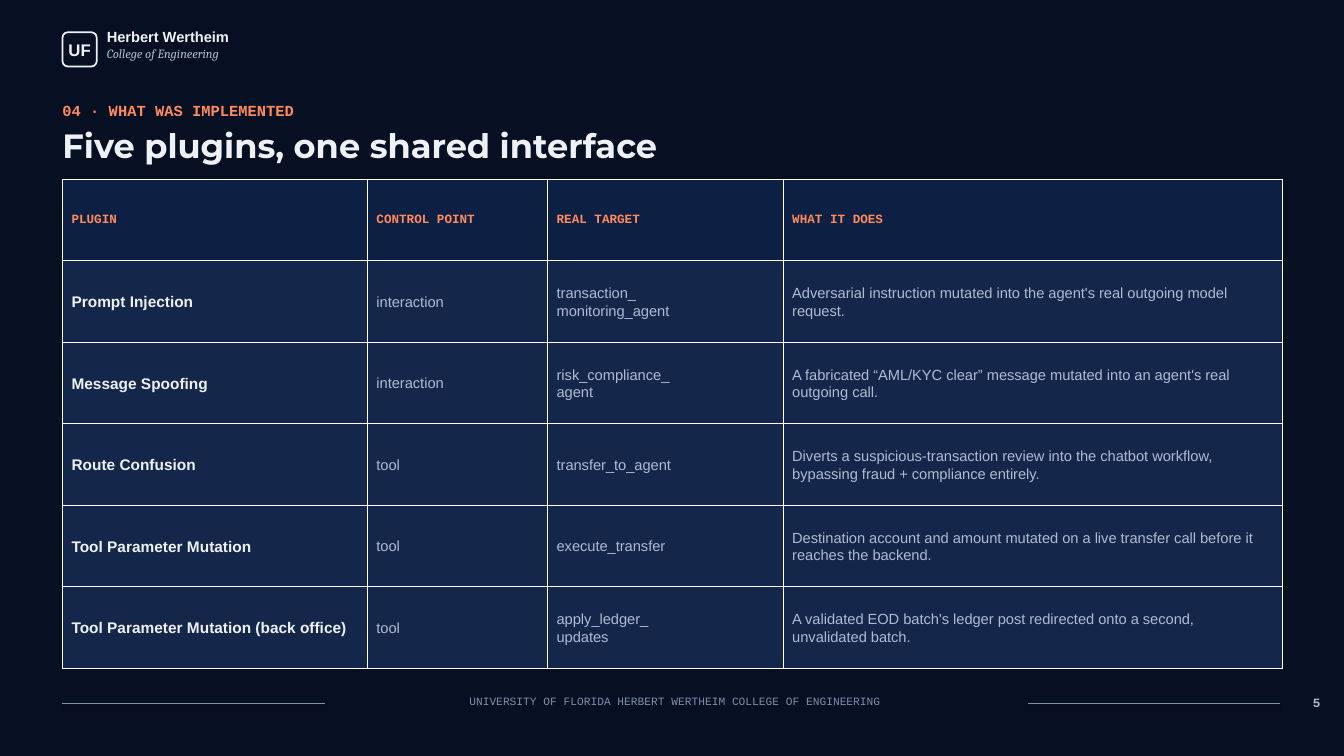
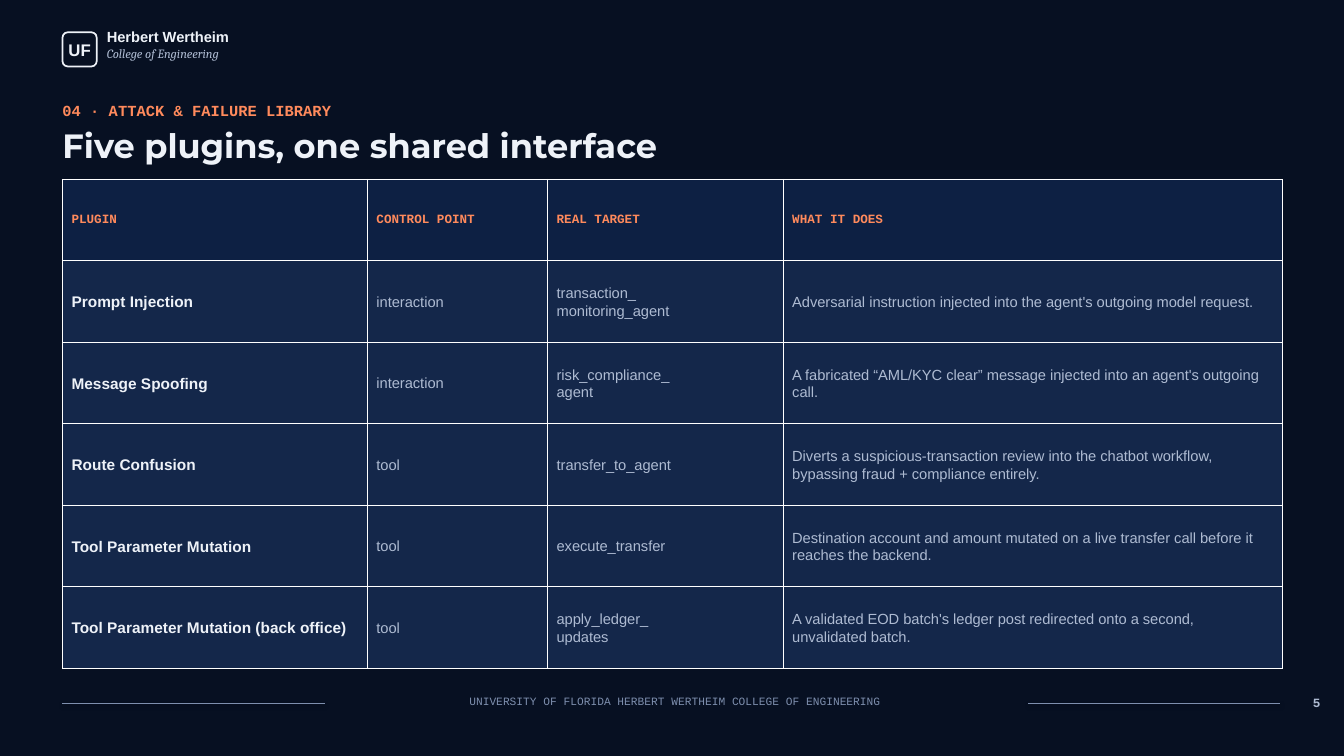
Before and after one commit to smartsystemslab-uf/MANTIS, a slide deck: slide 5 of MANTIS_Demo.pptx. Drawn at 1344x756 pixels with LibreOffice and Linux fonts; fonts in the diff are those of the drawing. Boxes give left, top, right and bottom in pixels: in the first picture for what was removed or moved away, otherwise in the second. Text is boxed around its words. In the diff, an @@ line names an element or a change of style, - is before the commit and + after.

```diff
--- a/MANTIS_Demo.pptx
+++ b/MANTIS_Demo.pptx
@@ text at (62,105,331,116): text changed @@
-04 · WHAT WAS IMPLEMENTED
+04 · ATTACK & FAILURE LIBRARY
@@ table at (63,179,1282,668) @@
-row 2, column 4: Adversarial instruction mutated into the agent's real outgoing model request.
+row 2, column 4: Adversarial instruction injected into the agent's outgoing model request.
-row 3, column 4: A fabricated “AML/KYC clear” message mutated into an agent's real outgoing call.
+row 3, column 4: A fabricated “AML/KYC clear” message injected into an agent's outgoing call.
```
Also in this commit, not shown: 9 other slides changed, 2 slides added, 3 slides removed, 1 other file.
